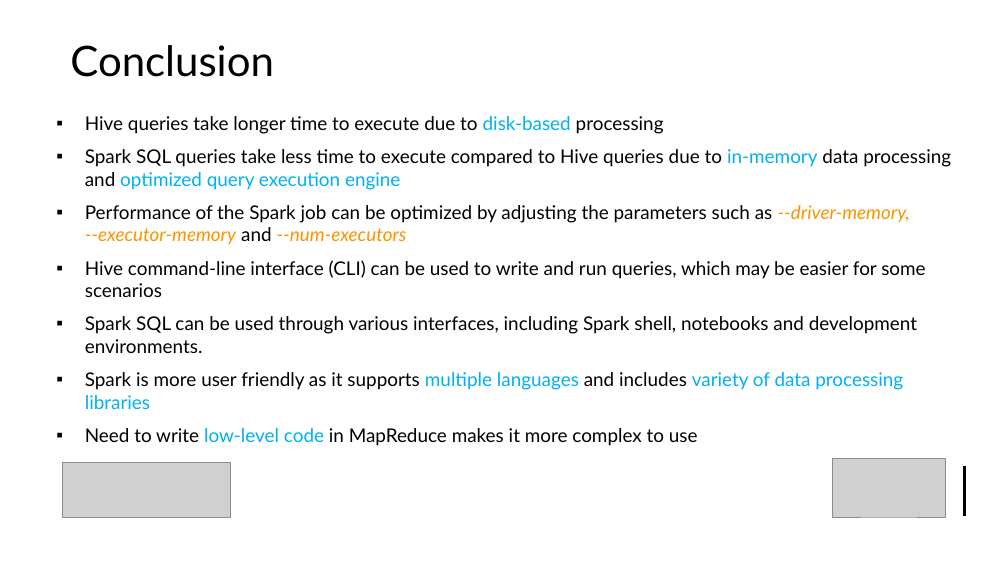
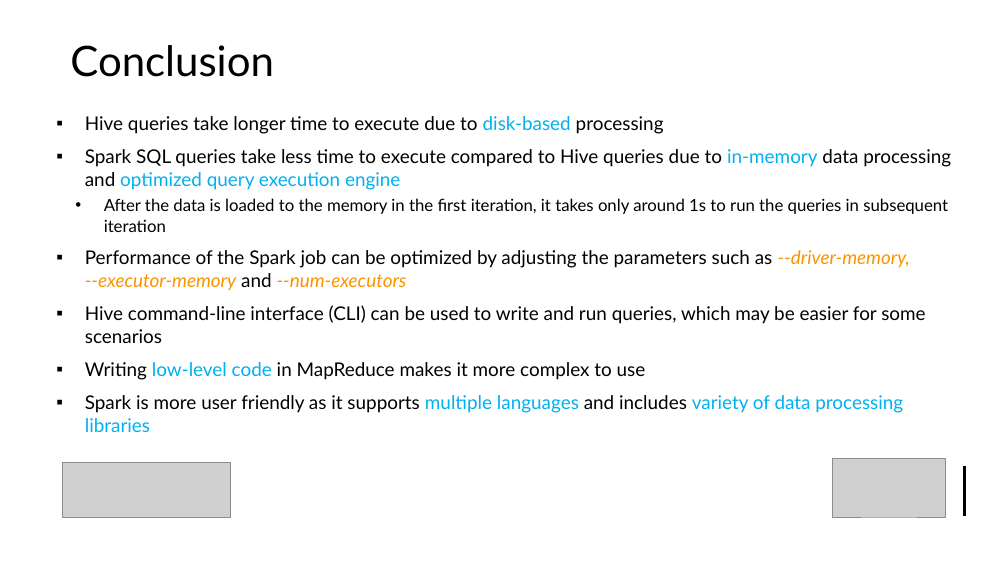
Before and after one commit to Chilthalanka/UoM_MapReduce-vs-Spark, a slide deck: slide 10 of demo/UOM_239375E.pptx. Drawn at 1008x567 pixels with LibreOffice and Linux fonts; fonts in the diff are those of the drawing; grey boxes stand for pictures. Boxes give left, top, right and bottom in pixels: in the first picture for what was removed or moved away, otherwise in the second. Text is boxed around its words. In the diff, an @@ line names an element or a change of style, - is before the commit and + after.

```diff
--- a/demo/UOM_239375E.pptx
+++ b/demo/UOM_239375E.pptx
@@ text at <box>104,198,948,232</box>: paragraph added @@
+  • After the data is loaded to the memory in the first iteration, it takes only around 1s to run the queries in subsequent iteration
@@ text at <box>85,362,646,380</box>: text changed @@
-▪ Spark SQL can be used through various interfaces, including Spark shell, notebooks and development environments.
+▪ Writing low-level code in MapReduce makes it more complex to use
@@ text at <box>85,428,698,446</box>: paragraph removed @@
-▪ Need to write low-level code in MapReduce makes it more complex to use
```
Also in this commit, not shown: 2 other slides changed, 34 other files.
